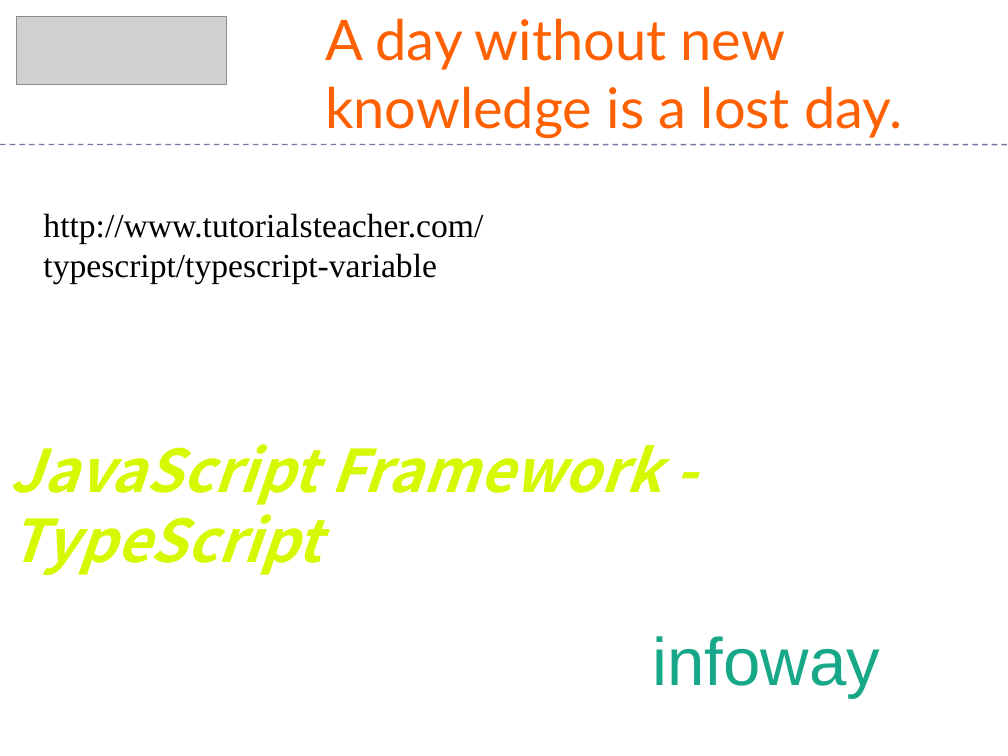
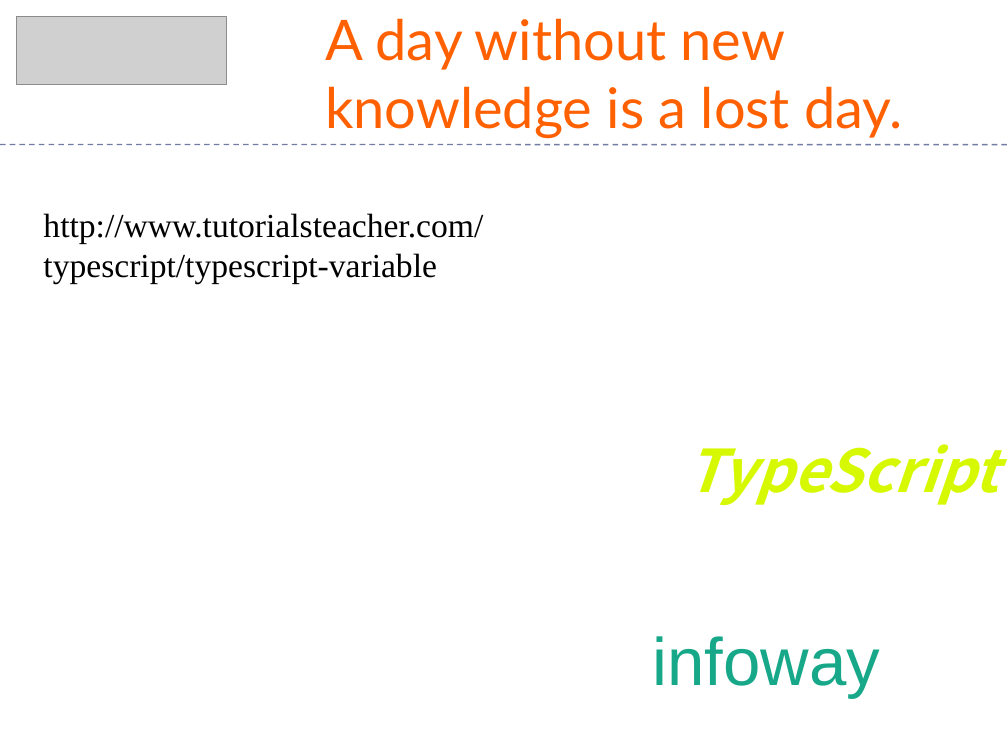
Before and after one commit to Saleel-Bagde/PPT-s, a slide deck: slide 1 of TypeScript.pptx. Drawn at 1008x756 pixels with LibreOffice and Linux fonts; fonts in the diff are those of the drawing; grey boxes stand for pictures. Boxes give left, top, right and bottom in pixels: in the first picture for what was removed or moved away, otherwise in the second. Text is boxed around its words. In the diff, an @@ line names an element or a change of style, - is before the commit and + after.

```diff
--- a/TypeScript.pptx
+++ b/TypeScript.pptx
@@ title at <box>687,444,999,505</box>: text changed @@
-JavaScript Framework - TypeScript
+TypeScript
```
Also in this commit, not shown: 2 other files.
